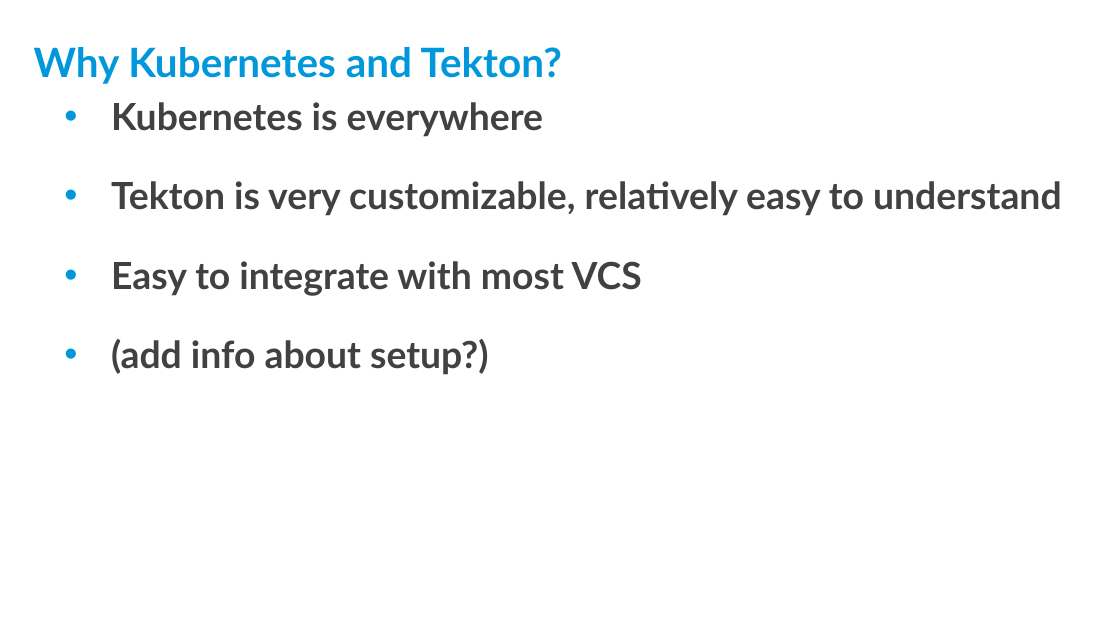
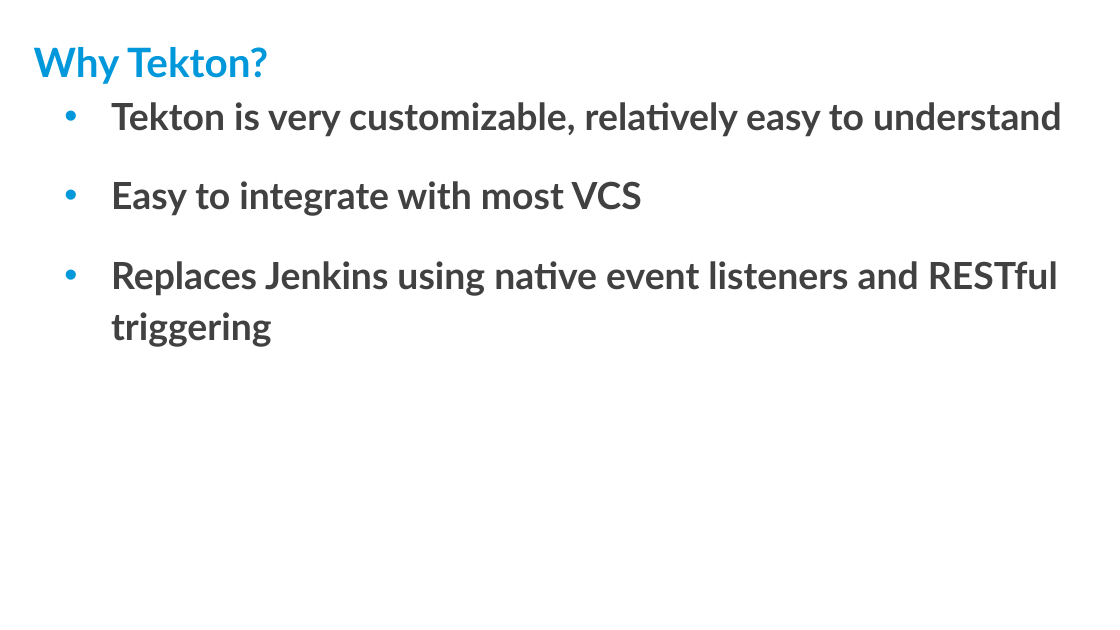
Before and after one commit to threexc/yocto-tekton, a slide deck: slide 12 of yddtalk/YP_DevDay_k8s_tekton.odp (slide 11 before the commit). Drawn at 1120x630 pixels with LibreOffice and Linux fonts; fonts in the diff are those of the drawing; background and template pictures are left out. Boxes give left, top, right and bottom in pixels: in the first picture for what was removed or moved away, otherwise in the second. Text is boxed around its words. In the diff, an @@ line names an element or a change of style, - is before the commit and + after.

```diff
--- a/yddtalk/YP_DevDay_k8s_tekton.odp
+++ b/yddtalk/YP_DevDay_k8s_tekton.odp
@@ title at bbox=[34, 47, 268, 84]: text changed @@
-Why Kubernetes and Tekton?
+Why Tekton?
@@ text at bbox=[111, 102, 543, 137]: paragraph removed @@
-• Kubernetes is everywhere
@@ text at bbox=[111, 261, 1058, 347]: text changed @@
-• (add info about setup?)
+• Replaces Jenkins using native event listeners and RESTful triggering
```
Also in this commit, not shown: 2 other slides changed, 12 slides added, 1 slide removed.
